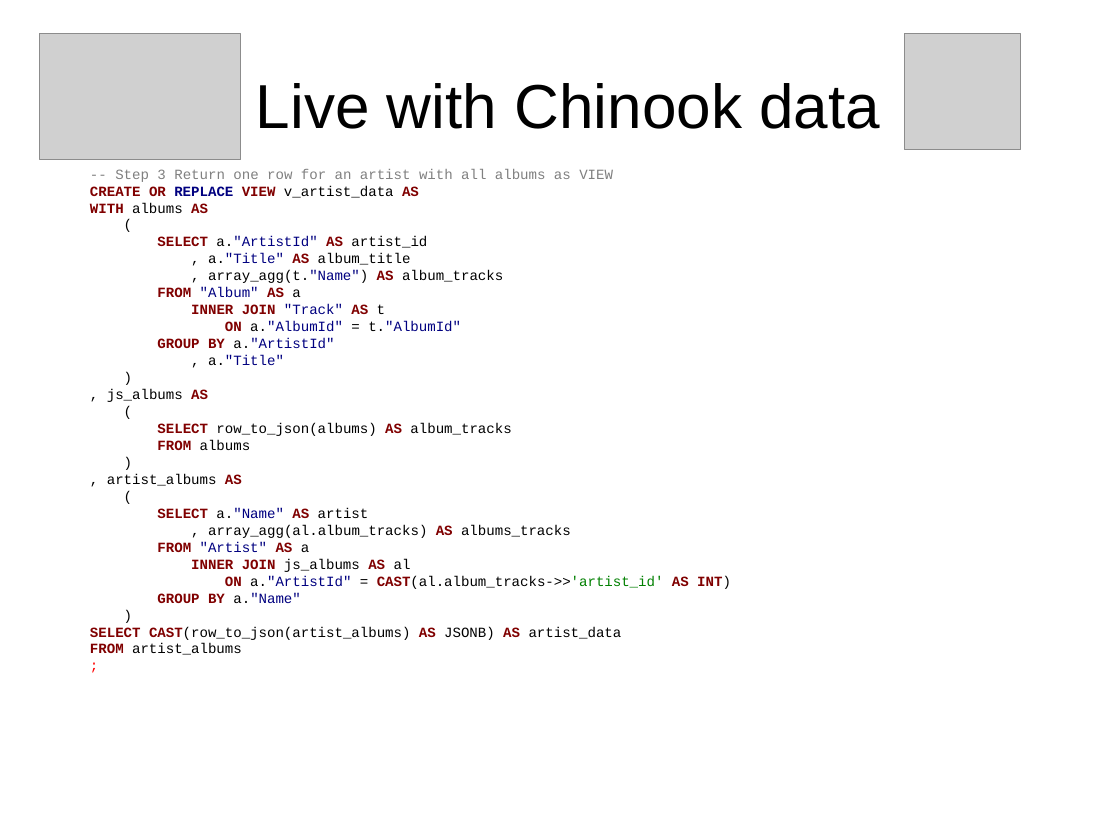
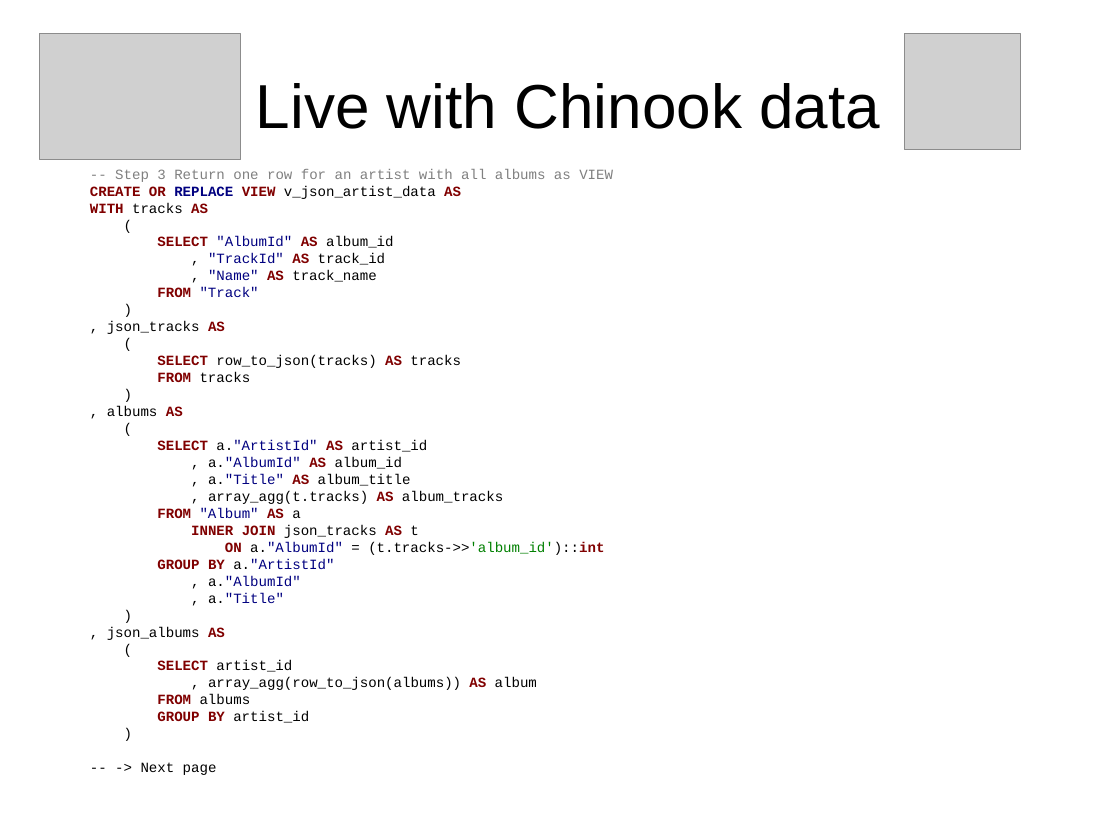
Before and after one commit to sjstoelting/talks, a slide deck: slide 17 of json-by-example/JSON-by-example.odp (slide 14 before the commit). Drawn at 1120x840 pixels with LibreOffice and Linux fonts; fonts in the diff are those of the drawing; grey boxes stand for pictures. Boxes give left, top, right and bottom in pixels: in the first picture for what was removed or moved away, otherwise in the second. Text is boxed around its words. In the diff, an @@ line names an element or a change of style, - is before the commit and + after.

```diff
--- a/json-by-example/JSON-by-example.odp
+++ b/json-by-example/JSON-by-example.odp
@@ text at (90,185,461,416): text changed; text colour #800000 to #000000; bold off @@
-CREATE OR REPLACE VIEW v_artist_data AS
-WITH albums AS
+CREATE OR REPLACE VIEW v_json_artist_data AS
+WITH tracks AS
+(
+SELECT "AlbumId" AS album_id
+, "TrackId" AS track_id
+, "Name" AS track_name
+FROM "Track"
+)
+, json_tracks AS
+(
+SELECT row_to_json(tracks) AS tracks
+FROM tracks
+)
+, albums AS
@@ text at (208,457,403,469): paragraph added @@
+, a."AlbumId" AS album_id
@@ text at (208,491,503,504): text changed @@
-, array_agg(t."Name") AS album_tracks
+, array_agg(t.tracks) AS album_tracks
@@ text at (191,525,604,555): text changed; text colour #000080 to #000000 @@
-INNER JOIN "Track" AS t
-ON a."AlbumId" = t."AlbumId"
+INNER JOIN json_tracks AS t
+ON a."AlbumId" = (t.tracks->>'album_id')::int
@@ text at (208,575,301,586): paragraph added @@
+, a."AlbumId"
@@ text at (107,626,225,640): text changed @@
-, js_albums AS
+, json_albums AS
@@ text at (157,660,537,690): text changed @@
-SELECT row_to_json(albums) AS album_tracks
+SELECT artist_id
+, array_agg(row_to_json(albums)) AS album
@@ text at (157,711,309,723): paragraph added @@
+GROUP BY artist_id
@@ text at (141,762,217,775): text changed @@
-, artist_albums AS
-(
-SELECT a."Name" AS artist
-, array_agg(al.album_tracks) AS albums_tracks
-FROM "Artist" AS a
-INNER JOIN js_albums AS al
-ON a."ArtistId" = CAST(al.album_tracks->>'artist_id' AS INT)
-GROUP BY a."Name"
-)
-SELECT CAST(row_to_json(artist_albums) AS JSONB) AS artist_data
-FROM artist_albums
-;
+-- -> Next page
```
Also in this commit, not shown: 8 other slides changed, 5 slides added.
